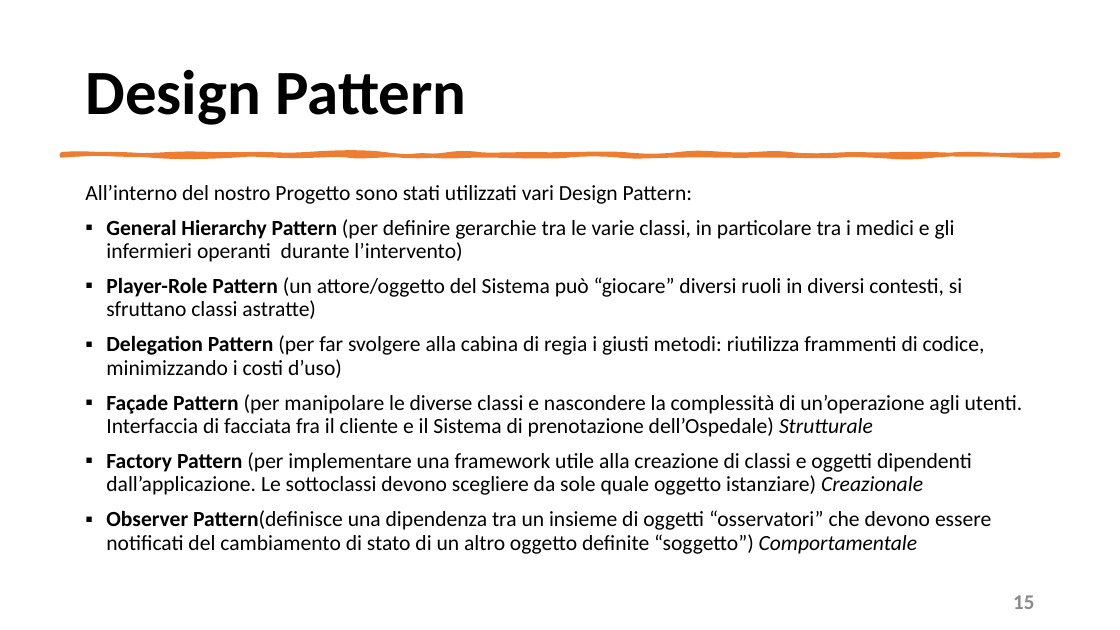
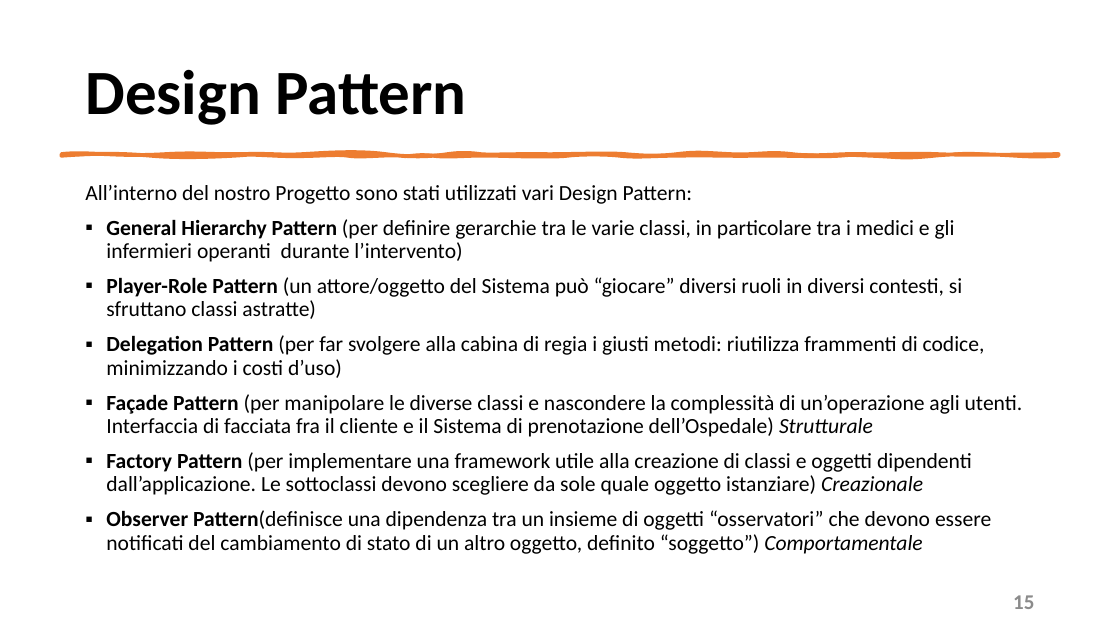
Before and after one commit to mangilimatteo/Progetto_Ingegneria_Software_Cattaneo_Mangili_Saini, a slide deck: slide 15 of Presentazione/Presentazione_Progetto.pptx. Drawn at 1120x630 pixels with LibreOffice and Linux fonts; fonts in the diff are those of the drawing. Boxes give left, top, right and bottom in pixels: in the first picture for what was removed or moved away, otherwise in the second. Text is boxed around its words. In the diff, an @@ line names an element or a change of style, - is before the commit and + after.

```diff
--- a/Presentazione/Presentazione_Progetto.pptx
+++ b/Presentazione/Presentazione_Progetto.pptx
@@ text at <box>106,510,991,554</box>: text changed @@
-▪ Observer Pattern(definisce una dipendenza tra un insieme di oggetti “osservatori” che devono essere notificati del cambiamento di stato di un altro oggetto definite “soggetto”) Comportamentale
+▪ Observer Pattern(definisce una dipendenza tra un insieme di oggetti “osservatori” che devono essere notificati del cambiamento di stato di un altro oggetto, definito “soggetto”) Comportamentale
```
Also in this commit, not shown: 7 other slides changed.
